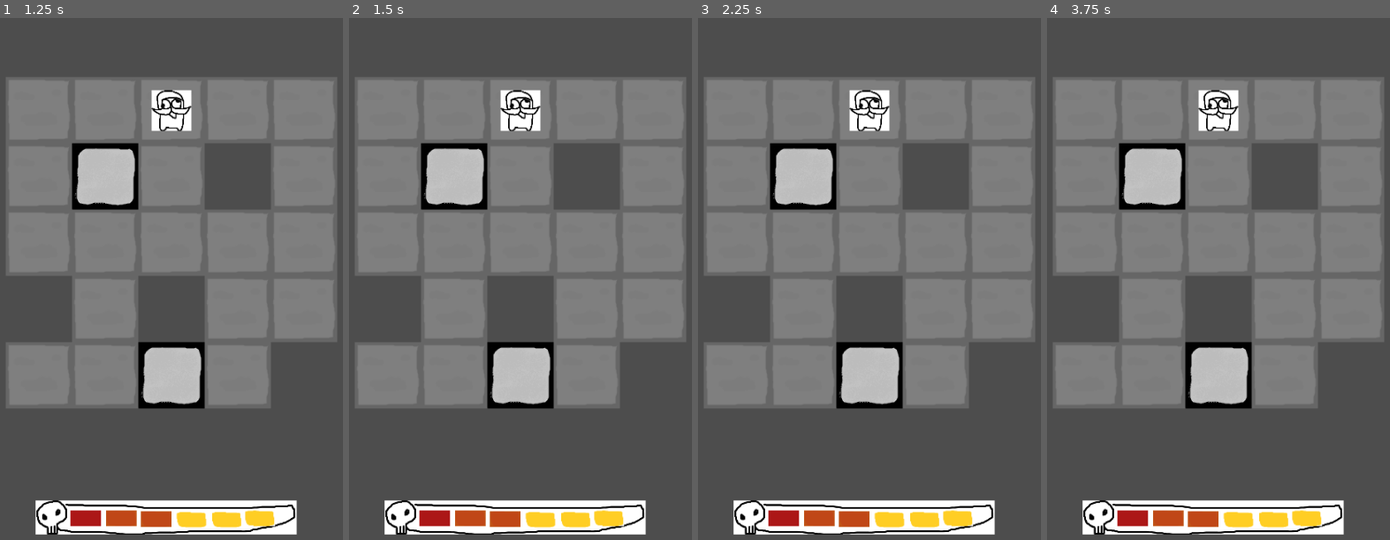
Above: before the commit, frames 1-4 (left to right).
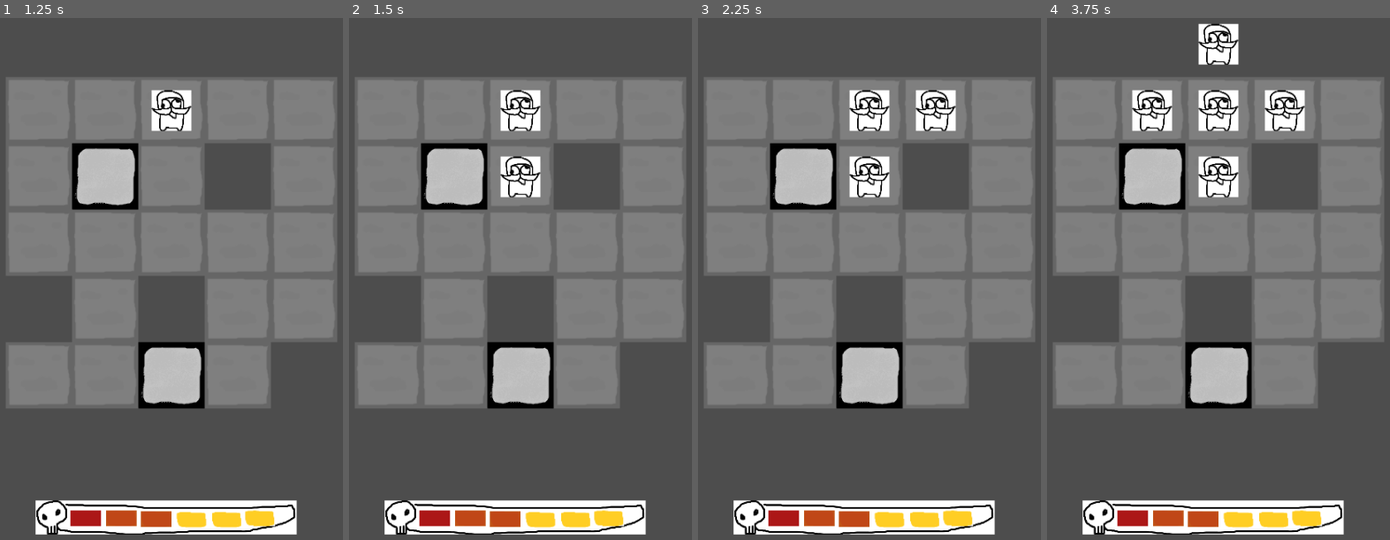
Above: after the commit, the same moments.

Repository: chamwhy/godotTest
Game: Godot game, scene res://04_Scenes/main.tscn
Same seed, same stepped clock (60 frames per second), same inputs: the game is played once before the commit and once after it.
Inputs:
- Up to frame 1 (1.25 s): tap Enter at 0.5 s; hold D (move_right) from 0.53 s (still down); tap X (test_x) at 0.6 s
- Up to frame 2 (1.5 s): tap Space at 1.25 s; release D (move_right) at 1.28 s; hold S (move_down) from 1.28 s (still down); tap X (test_x) at 1.35 s
- Up to frame 3 (2.25 s): tap Enter at 2 s; release S (move_down) at 2.03 s; hold D (move_right) from 2.03 s (still down); tap X (test_x) at 2.1 s
- Up to frame 4 (3.75 s): tap Space at 2.75 s; release D (move_right) at 2.78 s; hold W (move_up) 2.78-3.53 s; tap X (test_x) at 2.85, 3.6 s; tap Enter at 3.5 s; hold A (move_left) from 3.53 s (still down)

Frame 1 is identical in both runs. In frame 2, 0.9% of the frame differs, in the area x 44-56%, y 26-35%; in frame 3, 1.8%; in frame 4, 3.6%, in the area x 24-76%, y 1-35%.

Commit message:
애니메이션 큐 완성 - 아직 max 도달 if는 안함

Diff:
--- a/godot/01_Scripts/Entities/Element/Unit/Unit.gd
+++ b/godot/01_Scripts/Entities/Element/Unit/Unit.gd
@@ -68,9 +68,11 @@
 func move_to(vel: Position, tick: int) -> void:
 	if vel.is_zero(): return
 
+	var goal: Position = vel.add(cur_position)
 	var dir: Position = vel.normalized()
 	# 어차피 처음은 무조건 exit라 미리 더해두기
-	var chk_pos: Position = dir.copy()
+	var chk_pos: Position = cur_position.add(dir)
+	var from: Position = cur_position.copy()
 
 	var re = InGameManager.exit_element(self, cur_position, tick)
 
@@ -78,21 +80,21 @@
 	if self != re: print("오류임. 절대 무조건 같아야 함")
 
 	while(true):
-		if chk_pos.equals(vel): break
+		if chk_pos.equals(goal): break
+		InGameManager.pass_element(self, chk_pos, tick)
+		chk_pos = chk_pos.add(dir)
+		AnimationQueue.add_anim_unit(AnimationQueue.AnimUnit.new(self, "move", {
+			"from": from,
+			"to": chk_pos
+		}), tick)
+		from = chk_pos.copy()
 		tick += 1
-		InGameManager.pass_element(self, cur_position.add(chk_pos), tick)
-		AnimationQueue.add_anim_unit(AnimationQueue.AnimUnit.new(self, "move", {
-			"from": cur_position.add(chk_pos),
-			"to": cur_position.add(chk_pos).add(dir)
+	# TODO: 현재 애니메이션 순서 관련해서 어떻게 애니메이션 큐에 넣을 지 고민중임
+	InGameManager.enter_element(self, chk_pos, tick)
+	AnimationQueue.add_anim_unit(AnimationQueue.AnimUnit.new(self, "move", {
+			"from": from,
+			"to": chk_pos
 		}), tick)
-		chk_pos = chk_pos.add(dir)
-	# TODO: 현재 애니메이션 순서 관련해서 어떻게 애니메이션 큐에 넣을 지 고민중임
-
-	tick += 1
-
-	InGameManager.enter_element(self, cur_position.add(chk_pos), tick)
-	# TODO: 이거 enter_element 함수로 옮겨야 할듯.
-	cur_position = cur_position.add(chk_pos)
 
 func attack(atk_power: int, pos: Position, tick: int) -> void:
 	var el := InGameManager.get_element(pos, 1)
@@ -110,3 +112,27 @@
 	# 의도적으로 맵 시작부터 체력이 깎여있는 경우. 만약 지정을 안했다면 max_hp로 자동지정.
 	# 따라서 reset 하면 안됨.
 	cur_hp = data.get("ch", max_hp)
+
+
+
+#region animation
+
+# unit.target(예: Player) 내부의 함수
+func on_animate(action, data) -> Signal:
+	var from_val = InGameManager.position_to_world(data.get("from", cur_position))
+	var to_val = InGameManager.position_to_world(data.get("to", cur_position))
+	var time = 0.2
+
+
+	var tween = create_tween()
+
+	# 애니메이션 종류에 따른 분기 처리
+	match action:
+		"move":
+			tween.tween_property(self, "position", to_val, time).from(from_val).set_trans(Tween.TRANS_SINE)
+		"fade":
+			tween.tween_property(self, "modulate:a", 1.0, time).from(0.0) # 투명도 조절
+	# 트윈이 끝날 때 발생하는 'finished' 신호를 그대로 반환
+	return tween.finished
+
+#endregion
--- a/godot/01_Scripts/Systems/AutoLoad/AnimationQueue.gd
+++ b/godot/01_Scripts/Systems/AutoLoad/AnimationQueue.gd
@@ -27,6 +27,8 @@
 
 
 func queue_reset():
+	print("큐 리셋")
+	cur_tick = 0
 	queue.resize(QUEUE_LIMIT)
 	for i in range(QUEUE_LIMIT):
 		queue[i] = [] # 각 칸을 빈 배열로 초기화
@@ -36,17 +38,26 @@
 func add_anim_unit(unit: AnimUnit, tick: int) -> bool:
 	if tick >= start_tick + QUEUE_LIMIT:
 		return false
+	print("애니메이션 큐 유닛 추가 - ", unit.target.get_script().get_global_name(), " : ", tick, "(", tick - start_tick, ")")
 	queue[tick - start_tick].append(unit)
 	return true
 
 ## 2. 큐 실행 및 모든 완료 대기 (await 가능)
 func process_queue():
+
+	for i in range(QUEUE_LIMIT):
+		if queue[i].size() > 0:
+			print(i, " - ", queue[i].size())
+
+
+	print("애니메이션 큐 프로세싱 시작 try", is_processing, cur_tick, queue[cur_tick].is_empty())
 	if is_processing or queue[cur_tick].is_empty():
 		return
-
+	print("애니메이션 큐 프로세싱 시작")
 	is_processing = true
 
 	while not queue[cur_tick].is_empty():
+		print("aq: ", start_tick + cur_tick, " - ", queue[cur_tick].size())
 		var current_batch = queue[cur_tick] # 이번 스텝에 실행할 리스트
 		var tweens: Array[Signal] = []
 
@@ -67,7 +78,8 @@
 		await get_tree().process_frame
 
 		cur_tick += 1
-	start_tick = cur_tick
+	# start_tick의 효용성은 anim queue의 끝점이 아닌, max에 도달했을때 사용하기 위함임.
+	#start_tick = cur_tick
 	queue_reset()
 	is_processing = false
 	print("모든 큐 재생 완료")
--- a/godot/01_Scripts/Systems/AutoLoad/InGameManager.gd
+++ b/godot/01_Scripts/Systems/AutoLoad/InGameManager.gd
@@ -6,20 +6,20 @@
 
 var player: Player = null
 
-# 현재 게임이 행동하는지 지 여부(딜레이를 주기 위하여)
-var is_act: bool = true
 
 func _ready() -> void:
 	# TODO: 나중에 지우기
-	is_act = false
 	InputManager.action_input.connect(_action_inputed)
 
 func _action_inputed(dir: Position):
-	print("check", is_act, player == null)
-	if is_act or player == null: return
+	print("check", AnimationQueue.is_processing, player == null)
+	if AnimationQueue.is_processing or player == null: return
 	# 유저 입력을 통한 행동은 tick 0부터 시작
 	print("action!", dir.to_str())
 	player.action_dir(dir, 0)
+	# 현재 MAX에 도달했을때 false 반환값으로 인한 중간 process는 작성되지 않음.
+	print("animation test")
+	AnimationQueue.process_queue()
 
 #region Map
 #region Mapping
@@ -56,6 +56,7 @@
 
 func register_element(pos: Position, elm: Element) -> void:
 	if not map_size_in(pos.x, pos.y): return
+	elm.cur_position = pos
 	if element_map[pos.y][pos.x] == null:
 		element_map[pos.y][pos.x] = [elm]
 	else:
@@ -94,6 +95,7 @@
 
 func pass_element(elm: Element, pos: Position, tick: int) -> bool:
 	if not has_tile(pos.x, pos.y): return false
+	elm.cur_position = pos
 	element_passed.emit(pos, elm, tick)
 
 	return true
Binary file added: godot/text/캡처.PNG
Not shown, added: godot/text/캡처.PNG.import
